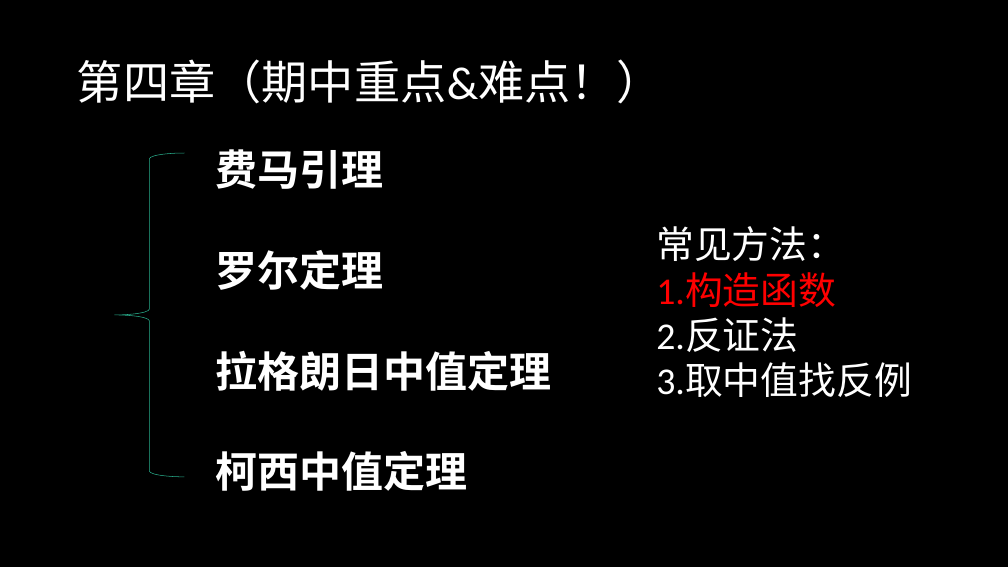
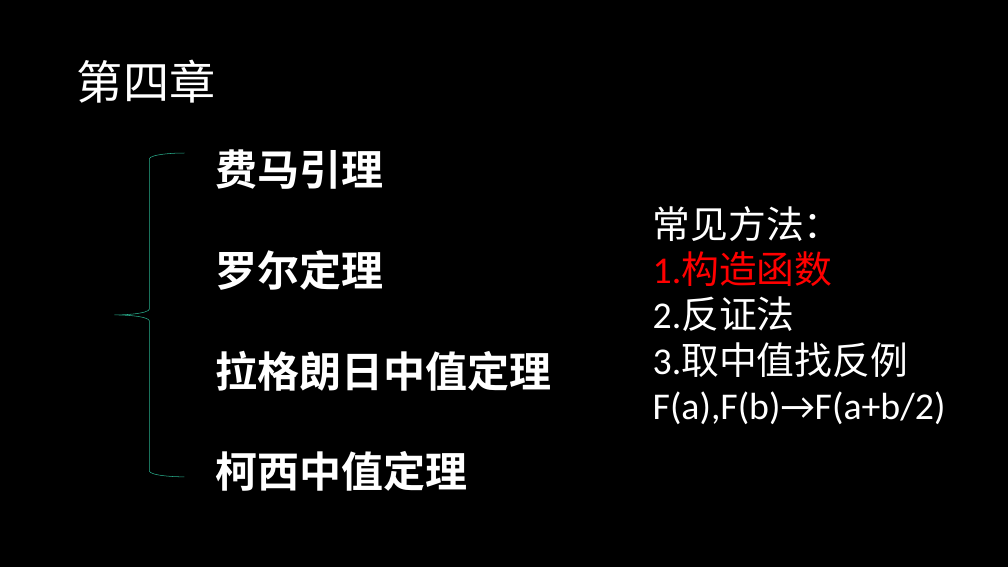
Before and after one commit to maaaark-creator/Calculus, a slide deck: slide 68 of 高数1.pptx. Drawn at 1008x567 pixels with LibreOffice and Linux fonts; fonts in the diff are those of the drawing. Boxes give left, top, right and bottom in pixels: in the first picture for what was removed or moved away, otherwise in the second. Text is boxed around its words. In the diff, an @@ line names an element or a change of style, - is before the commit and + after.

```diff
--- a/高数1.pptx
+++ b/高数1.pptx
@@ title at [77,59,216,103]: text changed @@
-第四章（期中重点&难点！）
+第四章
@@ text "常见方法：": place and size @@
-text "常见方法：" at [656,226,911,397]
+text "常见方法：" at [653,206,946,424]
@@ text at [653,391,946,424]: paragraph added @@
+F(a),F(b)→F(a+b/2)
```
Also in this commit, not shown: 8 other slides changed, 4 other files.
